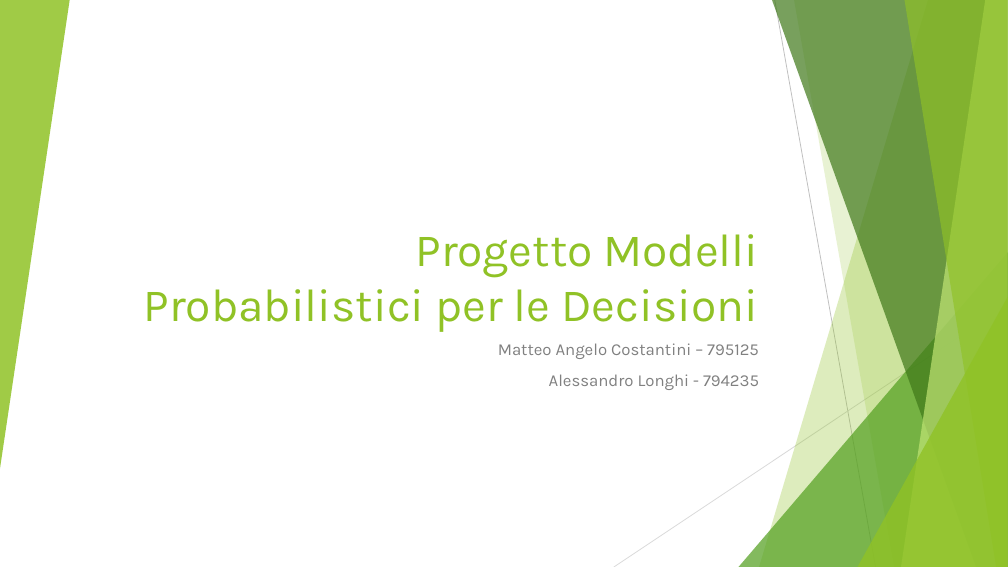
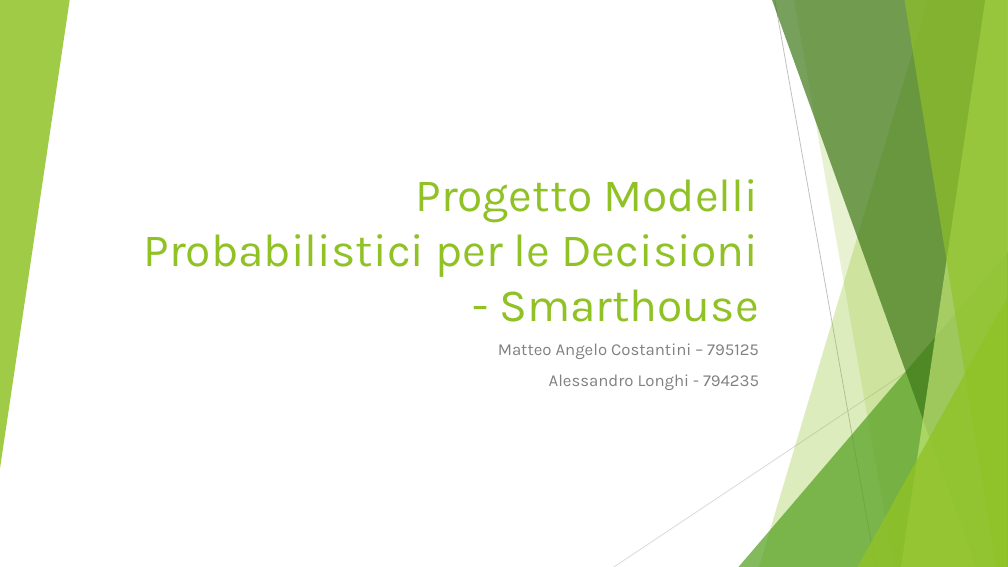
Before and after one commit to CostantiniMatteo/progetto-mpd, a slide deck: slide 1 of presentazione.pptx. Drawn at 1008x567 pixels with LibreOffice and Linux fonts; fonts in the diff are those of the drawing. Boxes give left, top, right and bottom in pixels: in the first picture for what was removed or moved away, otherwise in the second. Text is boxed around its words. In the diff, an @@ line names an element or a change of style, - is before the commit and + after.

```diff
--- a/presentazione.pptx
+++ b/presentazione.pptx
@@ title at (x1=144, y1=179, x2=759, y2=322): text changed @@
-Progetto Modelli Probabilistici per le Decisioni
+Progetto Modelli Probabilistici per le Decisioni - Smarthouse
```
Also in this commit, not shown: 2 other slides changed, 11 slides added, 5 slides removed, 3 other files.
